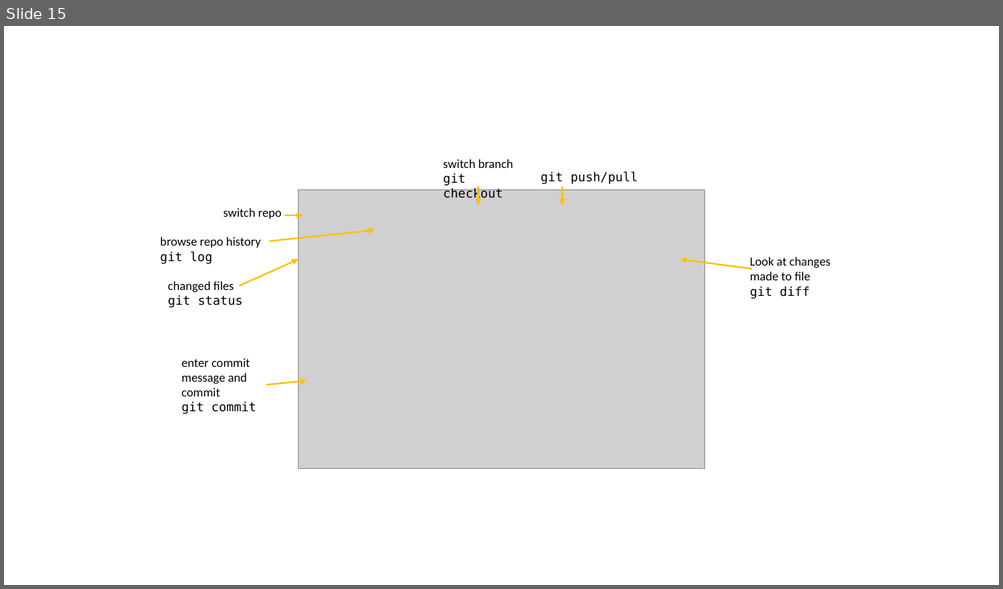
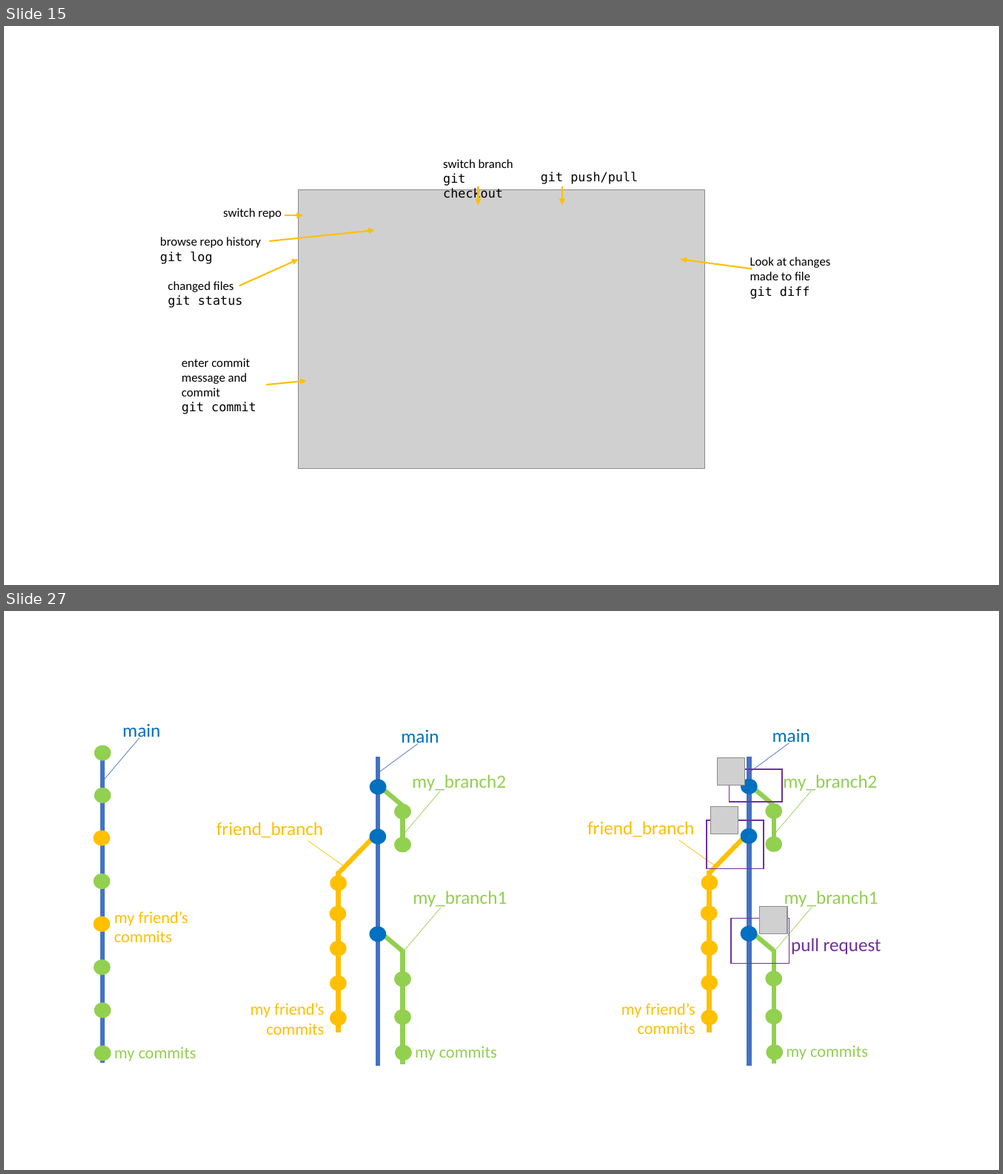
Before and after one commit to selinaZitrone/get-started-with-git, a slide deck: slides/img/images.pptx. Shown one above the other, each under a label of ours: slide 15 before the commit, slides 15 and 27 after it; the slides between them are not shown. The pictures are 1003x589 and 1003x1174 pixels, drawn with LibreOffice and Linux fonts; fonts in the diff are those of the drawing; grey boxes stand for pictures. Boxes give left, top, right and bottom in pixels: in the first picture for what was removed or moved away, otherwise in the second. Text is boxed around its words. In the diff, an @@ line names an element or a change of style, - is before the commit and + after.

```diff
--- a/slides/img/images.pptx
+++ b/slides/img/images.pptx
@@ slide 27 added at (x1=4, y1=611, x2=999, y2=1170), background #FFFFFF @@
@@ group added at (x1=216, y1=729, x2=506, y2=1066): 13 ellipses, 11 lines, 6 texts @@
+my commits
+my friend’s commits
+main
+my_branch2
+my_branch1
+friend_branch
@@ group added at (x1=94, y1=723, x2=196, y2=1063): 8 ellipses, 3 texts, 2 lines @@
+main
+my commits
+my friend’s commits
@@ group added at (x1=587, y1=729, x2=881, y2=1066): 13 ellipses, 11 lines, 7 texts, 3 rectangles, 3 pictures @@
+my commits
+my friend’s commits
+main
+my_branch2
+my_branch1
+friend_branch
+pull request
```
Also in this commit, not shown: 8 slides changed, 3 other slides added, 18 other files.
